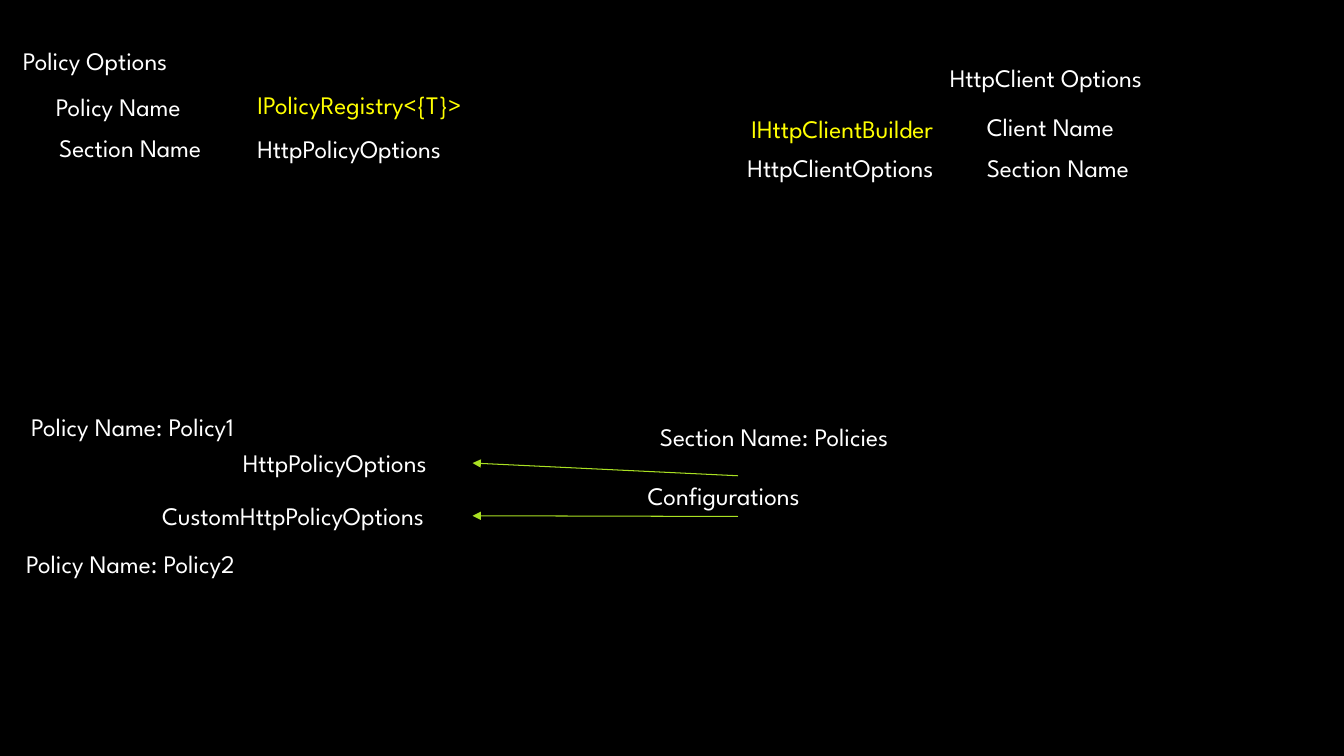
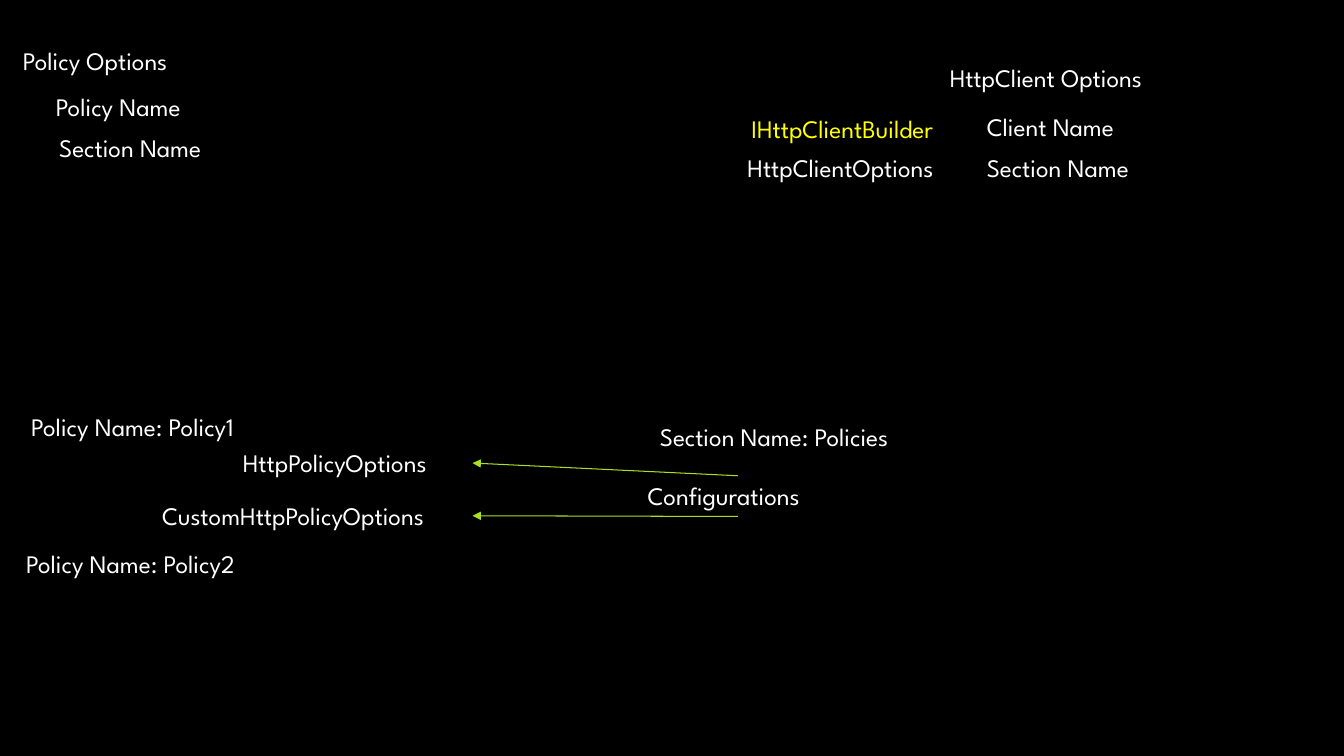
Before and after one commit to kdcllc/Bet.Extensions.Resilience, a slide deck: slide 4 of Bet.Extensions.Resilience.pptx (slide 3 before the commit). Drawn at 1344x756 pixels with LibreOffice and Linux fonts; fonts in the diff are those of the drawing; background and template pictures are left out. Boxes give left, top, right and bottom in pixels: in the first picture for what was removed or moved away, otherwise in the second. Text is boxed around its words. In the diff, an @@ line names an element or a change of style, - is before the commit and + after.

```diff
--- a/Bet.Extensions.Resilience.pptx
+++ b/Bet.Extensions.Resilience.pptx
@@ text removed at box(257, 96, 461, 120) @@
-IPolicyRegistry<{T}>
@@ text removed at box(257, 140, 441, 164) @@
-HttpPolicyOptions
```
Also in this commit, not shown: 1 other slide changed, 1 slide added, 1 slide removed, 10 other files.
